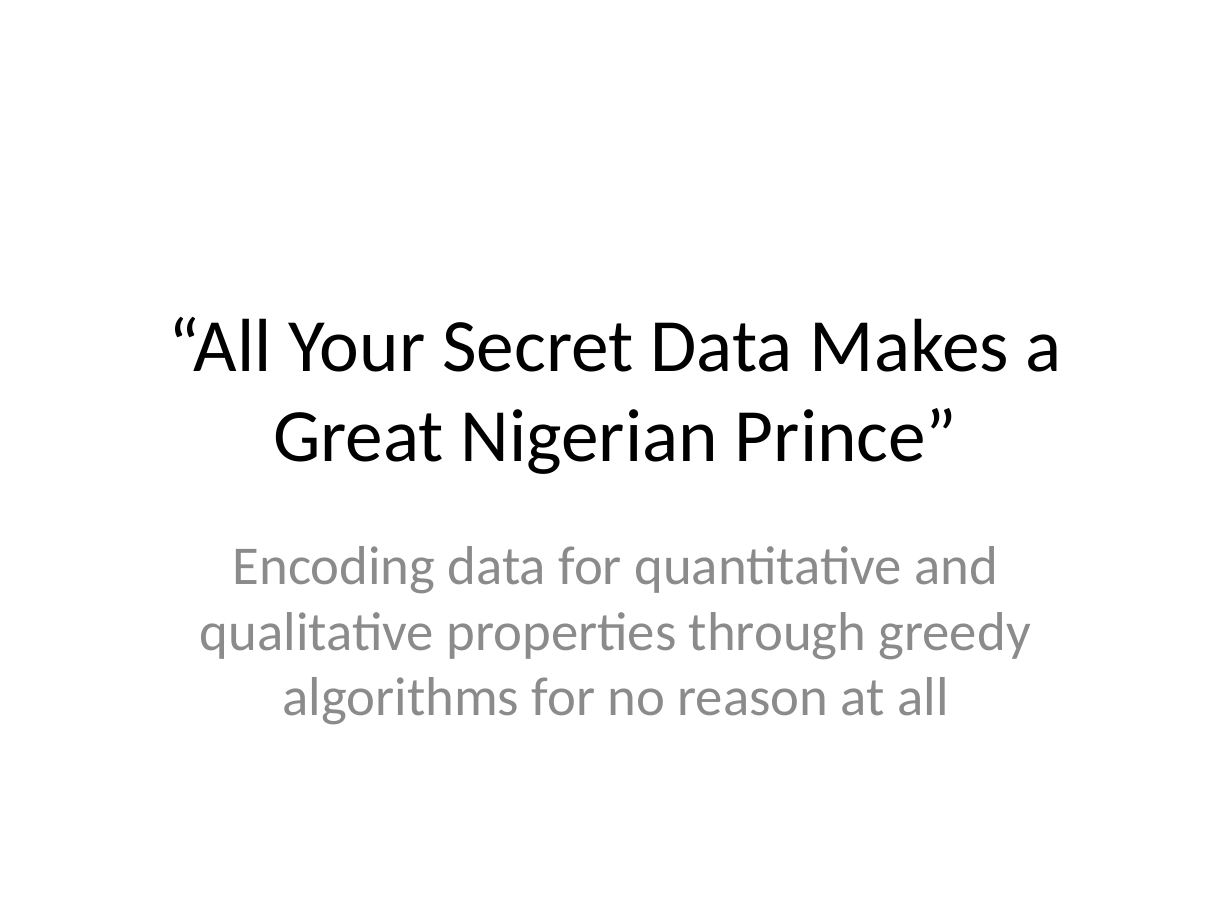
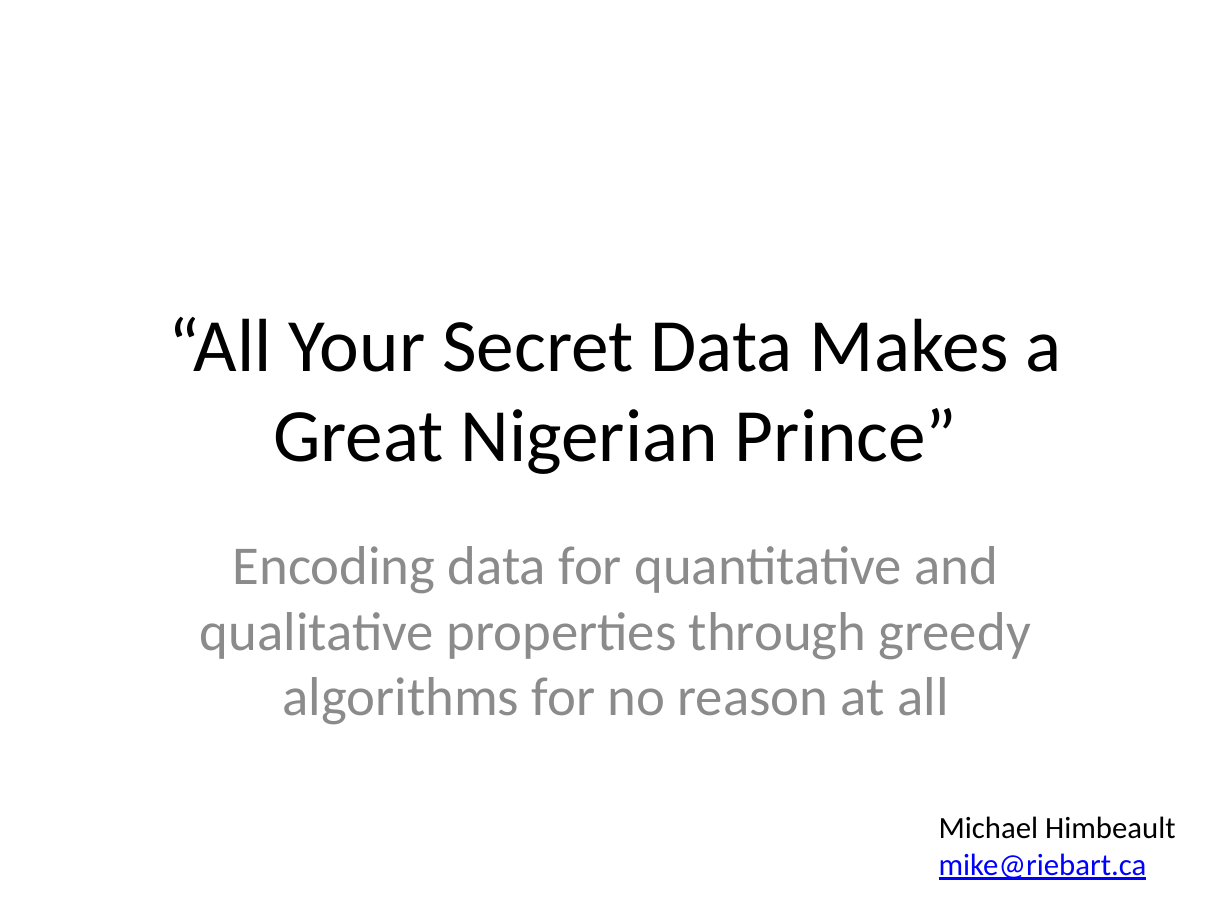
Before and after one commit to Riebart/MSc-Thesis, a slide deck: slide 1 of Probcode Presentation.pptx. Drawn at 1232x924 pixels with LibreOffice and Linux fonts; fonts in the diff are those of the drawing. Boxes give left, top, right and bottom in pixels: in the first picture for what was removed or moved away, otherwise in the second. Text is boxed around its words. In the diff, an @@ line names an element or a change of style, - is before the commit and + after.

```diff
--- a/Probcode Presentation.pptx
+++ b/Probcode Presentation.pptx
@@ text added at [939, 816, 1175, 880], 18 pt, text #000000 @@
+Michael Himbeault
+mike@riebart.ca
```
Also in this commit, not shown: 4 other slides changed, 56 other files.
